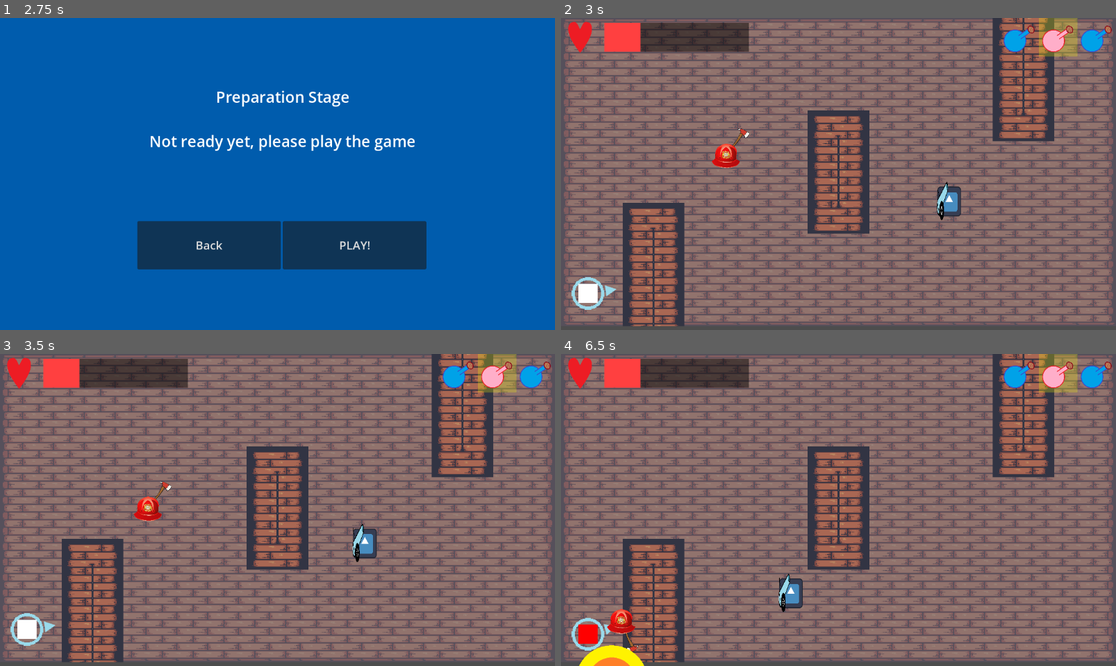
Above: before the commit, frames 1-4 (two rows, left to right).
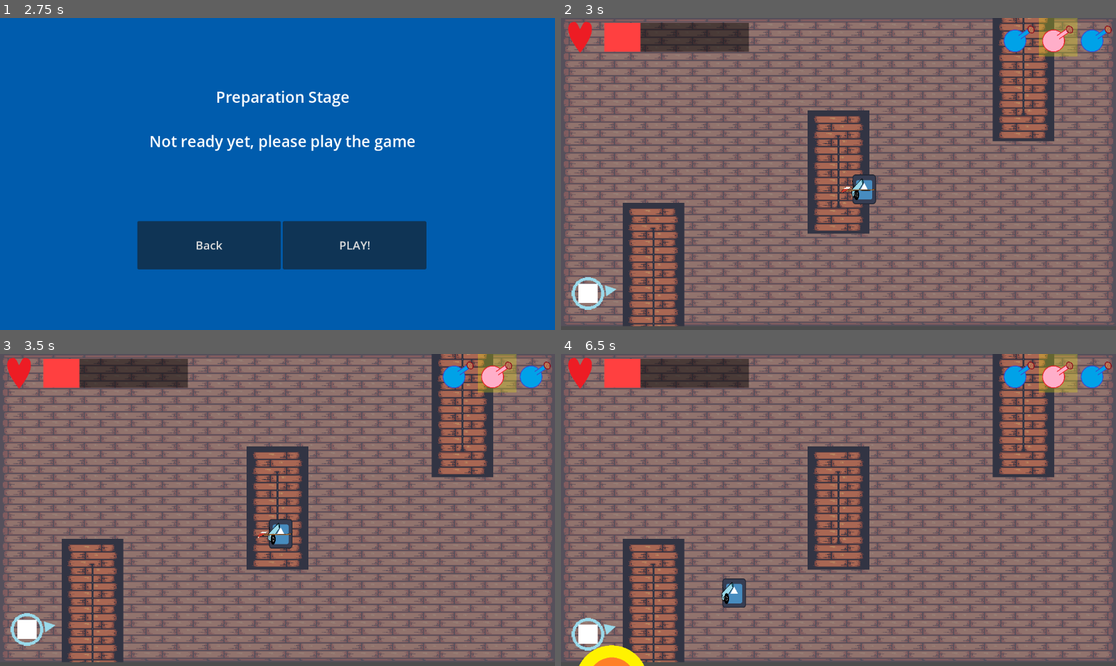
Above: after the commit, the same moments.

Repository: K-O-META/Alchemy_Prot_1
Game: Godot game, scene res://Stages/MenuStage/menu_stage.tscn
Same seed, same stepped clock (60 frames per second), same inputs: the game is played once before the commit and once after it. The engine's default icon, where the game draws it, is replaced by a stand-in: a white triangle on a blue panel in a dark square.
Inputs (mouse positions are in pixels of both pictures, inside the frame that each line leads up to):
- Up to frame 1 (2.75 s): click "Start" at 0.5 s; click "Next" at 1.25 s; click "Next" at 2 s
- Up to frame 2 (3 s): click "PLAY!" at 2.75 s
- Up to frame 3 (3.5 s): no input
- Up to frame 4 (6.5 s): move the mouse to (960, 494) at 3.52 s; hold E (potion_switch_right) 3.53-4.28 s; click (960, 494) at 3.6 s; move the mouse to (727, 525) at 4.27 s; hold Down (ui_down) 4.28-5.03 s; click (727, 525) at 4.35 s; move the mouse to (894, 441) at 5.02 s; hold E (potion_switch_right) 5.03-5.78 s; click (894, 441) at 5.1 s; move the mouse to (810, 572) at 5.77 s; hold Up (ui_up) from 5.78 s (still down); click (810, 572) at 5.85 s

Frame 1 is identical in both runs. In frame 2, 1.2% of the frame differs, in the area x 27-73%, y 35-65%; in frame 3, 1.2%; in frame 4, 1.4%, in the area x 3-44%, y 70-96%.

Commit message:
Add skeleton shooting arrows

Diff:
--- a/Entities/Components/AttackComponent/attack_component.gd
+++ b/Entities/Components/AttackComponent/attack_component.gd
@@ -19,11 +19,8 @@
 
 
 func attack(target: Player) -> void:
-		print("Attacking target: ", target.name)
-		# Replace with actual attack logic (effect.apply(target))
 		if weapon:
-			weapon.animate()  # Assuming the weapon has an animate method
-		target.take_damage(damage_amount)
+			weapon.attack(target)
 
 
 
--- a/Entities/Enemies/fire_fighter.tscn
+++ b/Entities/Enemies/fire_fighter.tscn
@@ -1,39 +1,25 @@
-[gd_scene load_steps=12 format=3 uid="uid://cvucfhvy8hid6"]
+[gd_scene load_steps=11 format=3 uid="uid://cvucfhvy8hid6"]
 
 [ext_resource type="Script" uid="uid://bxwrqmmm2t11d" path="res://Entities/Enemies/enemy_base.gd" id="1_72agv"]
+[ext_resource type="PackedScene" uid="uid://cg665cnwix3pu" path="res://Entities/Weapons/axe.tscn" id="2_6ryri"]
 [ext_resource type="Texture2D" uid="uid://bggdxm83endq4" path="res://Entities/Enemies/art/firefighter.png" id="2_lq4a0"]
-[ext_resource type="Texture2D" uid="uid://cnoeothaiurjb" path="res://Entities/Enemies/art/axe.png" id="2_xaocg"]
-[ext_resource type="Script" uid="uid://d1l7oy0kk15dn" path="res://Entities/Weapons/axe.gd" id="3_si3oy"]
 [ext_resource type="PackedScene" uid="uid://fvr0lwtankxt" path="res://Entities/Components/HitboxComponent/hitbox_component.tscn" id="5_6ryri"]
 [ext_resource type="PackedScene" uid="uid://psc1y6u8b60x" path="res://Entities/Components/HealtComponent/health_component.tscn" id="5_xaocg"]
 [ext_resource type="PackedScene" uid="uid://du4fqfyml6gv1" path="res://Entities/Components/AttackComponent/attack_component.tscn" id="6_6ryri"]
 [ext_resource type="PackedScene" uid="uid://b6r4wry16kxsh" path="res://Entities/Components/AttackComponent/targeting_component.tscn" id="7_co081"]
 [ext_resource type="PackedScene" uid="uid://bi4w86bht7juj" path="res://Entities/Enemies/Behaviours/rush_behaviour.tscn" id="8_co081"]
 
+[sub_resource type="CircleShape2D" id="CircleShape2D_co081"]
+radius = 63.0317
+
 [sub_resource type="RectangleShape2D" id="RectangleShape2D_co081"]
 size = Vector2(37.0694, 37.0694)
-
-[sub_resource type="CircleShape2D" id="CircleShape2D_co081"]
-radius = 63.0317
 
 [node name="FireFighter" type="CharacterBody2D" node_paths=PackedStringArray("health_component") groups=["enemies"]]
 script = ExtResource("1_72agv")
 health_component = NodePath("HealthComponent")
 
-[node name="Axe" type="Sprite2D" parent="."]
-position = Vector2(1.90735e-06, 0)
-scale = Vector2(0.106303, 0.106303)
-texture = ExtResource("2_xaocg")
-centered = false
-offset = Vector2(0, -535.875)
-script = ExtResource("3_si3oy")
-
-[node name="Texture" type="Sprite2D" parent="."]
-scale = Vector2(0.120462, 0.120462)
-texture = ExtResource("2_lq4a0")
-
-[node name="HitboxComponent" parent="." instance=ExtResource("5_6ryri")]
-shape = SubResource("RectangleShape2D_co081")
+[node name="Axe" parent="." instance=ExtResource("2_6ryri")]
 
 [node name="AttackComponent" parent="." node_paths=PackedStringArray("cooldown_timer", "weapon", "targetfinder") instance=ExtResource("6_6ryri")]
 cooldown_timer = NodePath("AttackCooldown")
@@ -50,6 +36,13 @@
 [node name="CollisionShape2D" parent="AttackComponent/TargetingComponent" index="0"]
 shape = SubResource("CircleShape2D_co081")
 
+[node name="Texture" type="Sprite2D" parent="."]
+scale = Vector2(0.120462, 0.120462)
+texture = ExtResource("2_lq4a0")
+
+[node name="HitboxComponent" parent="." instance=ExtResource("5_6ryri")]
+shape = SubResource("RectangleShape2D_co081")
+
 [node name="RushBehaviour" parent="." instance=ExtResource("8_co081")]
 
 [node name="HealthComponent" parent="." instance=ExtResource("5_xaocg")]
--- a/Entities/Enemies/skeleton.tscn
+++ b/Entities/Enemies/skeleton.tscn
@@ -1,34 +1,31 @@
-[gd_scene load_steps=12 format=3 uid="uid://dpnrvf5bmhyw5"]
+[gd_scene load_steps=11 format=3 uid="uid://dpnrvf5bmhyw5"]
 
 [ext_resource type="Texture2D" uid="uid://dxddkjftp836i" path="res://Assets/icon.svg" id="1_abs7f"]
 [ext_resource type="Script" uid="uid://bxwrqmmm2t11d" path="res://Entities/Enemies/enemy_base.gd" id="1_d3qje"]
-[ext_resource type="Script" uid="uid://cfm8ga4wc6rat" path="res://Entities/Weapons/bow.gd" id="2_cjs85"]
 [ext_resource type="PackedScene" uid="uid://fvr0lwtankxt" path="res://Entities/Components/HitboxComponent/hitbox_component.tscn" id="2_olnqu"]
 [ext_resource type="PackedScene" uid="uid://du4fqfyml6gv1" path="res://Entities/Components/AttackComponent/attack_component.tscn" id="3_cjs85"]
 [ext_resource type="PackedScene" uid="uid://b6r4wry16kxsh" path="res://Entities/Components/AttackComponent/targeting_component.tscn" id="3_hjuu5"]
-[ext_resource type="Texture2D" uid="uid://dep1gcw4endkl" path="res://Assets/Canon Icon.png" id="3_mktjp"]
+[ext_resource type="PackedScene" uid="uid://b15mlp5l2ma8f" path="res://Entities/Weapons/bow.tscn" id="3_mktjp"]
 [ext_resource type="PackedScene" uid="uid://psc1y6u8b60x" path="res://Entities/Components/HealtComponent/health_component.tscn" id="5_qaos1"]
 [ext_resource type="PackedScene" uid="uid://b4v0v1kanqcm" path="res://Entities/Enemies/Behaviours/keep_distance_behaviour.tscn" id="6_ffmtw"]
 
 [sub_resource type="CircleShape2D" id="CircleShape2D_d3qje"]
-radius = 407.07
+radius = 525.004
 
 [sub_resource type="RectangleShape2D" id="RectangleShape2D_olnqu"]
 size = Vector2(37.0694, 47.109)
 
-[node name="Skeleton" type="CharacterBody2D"]
+[node name="Skeleton" type="CharacterBody2D" node_paths=PackedStringArray("health_component")]
 script = ExtResource("1_d3qje")
+health_component = NodePath("HealthComponent")
 
 [node name="Texture" type="Sprite2D" parent="."]
 position = Vector2(0, -4.76837e-07)
 scale = Vector2(0.382813, 0.480469)
 texture = ExtResource("1_abs7f")
 
-[node name="Bow" type="Sprite2D" parent="."]
-position = Vector2(-14, -1)
-scale = Vector2(0.117188, 0.484375)
-texture = ExtResource("3_mktjp")
-script = ExtResource("2_cjs85")
+[node name="Bow" parent="." instance=ExtResource("3_mktjp")]
+position = Vector2(-14, 1)
 
 [node name="AttackComponent" parent="." node_paths=PackedStringArray("cooldown_timer", "weapon", "targetfinder") instance=ExtResource("3_cjs85")]
 cooldown_timer = NodePath("AttackCooldown")
--- /dev/null
+++ b/Entities/Weapons/arrow.gd
@@ -0,0 +1,32 @@
+class_name Arrow extends Area2D
+
+@export var life_timer: Timer
+@export var speed = 600
+var is_shoot = false
+var shoot_direction = Vector2.ZERO
+
+
+
+func reset() -> void:
+	position = Vector2.ZERO
+	rotation = 0
+	is_shoot = false
+
+
+func shoot(target: Node2D) -> void:
+	shoot_direction = (target.global_position - global_position).normalized()
+	is_shoot = true
+	life_timer.start()
+
+
+func _process(delta) -> void:
+	if is_shoot:
+		if life_timer.is_stopped(): reset()
+		global_position += shoot_direction * speed * delta
+
+
+func _on_body_entered(body:Node2D) -> void:
+	if not is_shoot: return
+	if body.is_in_group("enemies"): return
+	if body.is_in_group("player"): body.take_damage(10)
+	reset()
--- a/Entities/Weapons/axe.gd
+++ b/Entities/Weapons/axe.gd
@@ -1,12 +1,30 @@
 class_name Axe extends Weapon
 
+@onready var hitbox = $Hitbox
+var is_attacking: bool = false
 
-func animate() -> void:
+
+func reset() -> void:
+	is_attacking = false
+	hitbox.monitoring = false
+
+
+
+func attack(_target) -> void:
+	if is_attacking: return
+
+	is_attacking = true
+	hitbox.monitoring = true
 	await rotate_360()
-
+	reset()
 
 
 func rotate_360() -> void:
 	var tween = create_tween()
 	tween.tween_property(self, "rotation_degrees", 360, 0.2).as_relative()
 	await tween.finished
+
+
+func _on_hitbox_body_entered(body:Node2D) -> void:
+	if is_attacking and body.is_in_group("player"):
+		body.take_damage(10)
--- /dev/null
+++ b/Entities/Weapons/axe.tscn
@@ -0,0 +1,24 @@
+[gd_scene load_steps=4 format=3 uid="uid://cg665cnwix3pu"]
+
+[ext_resource type="Texture2D" uid="uid://cnoeothaiurjb" path="res://Entities/Enemies/art/axe.png" id="1_8hhhy"]
+[ext_resource type="Script" uid="uid://d1l7oy0kk15dn" path="res://Entities/Weapons/axe.gd" id="2_3jlkk"]
+
+[sub_resource type="RectangleShape2D" id="RectangleShape2D_8hhhy"]
+size = Vector2(26.0748, 68.2641)
+
+[node name="Axe" type="Node2D"]
+script = ExtResource("2_3jlkk")
+
+[node name="Texture" type="Sprite2D" parent="."]
+position = Vector2(33, -38)
+scale = Vector2(0.106303, 0.106303)
+texture = ExtResource("1_8hhhy")
+
+[node name="Hitbox" type="Area2D" parent="."]
+
+[node name="CollisionShape2D" type="CollisionShape2D" parent="Hitbox"]
+position = Vector2(28, -36)
+rotation = 0.622544
+shape = SubResource("RectangleShape2D_8hhhy")
+
+[connection signal="body_entered" from="Hitbox" to="." method="_on_hitbox_body_entered"]
--- a/Entities/Weapons/bow.gd
+++ b/Entities/Weapons/bow.gd
@@ -1 +1,9 @@
 class_name Bow extends Weapon
+
+@export var arrow: Arrow
+
+
+func attack(target) -> void:
+	if arrow.is_shoot: return
+
+	arrow.shoot(target)
--- /dev/null
+++ b/Entities/Weapons/bow.tscn
@@ -0,0 +1,37 @@
+[gd_scene load_steps=6 format=3 uid="uid://b15mlp5l2ma8f"]
+
+[ext_resource type="Script" uid="uid://cfm8ga4wc6rat" path="res://Entities/Weapons/bow.gd" id="1_2rg1q"]
+[ext_resource type="Texture2D" uid="uid://cnoeothaiurjb" path="res://Entities/Enemies/art/axe.png" id="2_1cwdy"]
+[ext_resource type="Texture2D" uid="uid://dep1gcw4endkl" path="res://Assets/Canon Icon.png" id="2_2rg1q"]
+[ext_resource type="Script" uid="uid://c3fqv7q3wgh0" path="res://Entities/Weapons/arrow.gd" id="3_8eftn"]
+
+[sub_resource type="RectangleShape2D" id="RectangleShape2D_1cwdy"]
+size = Vector2(66, 4)
+
+[node name="Bow" type="Node2D" node_paths=PackedStringArray("arrow")]
+script = ExtResource("1_2rg1q")
+arrow = NodePath("Arrow")
+
+[node name="BowSprite" type="Sprite2D" parent="."]
+position = Vector2(0, -1)
+scale = Vector2(0.125, 0.273438)
+texture = ExtResource("2_2rg1q")
+
+[node name="Arrow" type="Area2D" parent="." node_paths=PackedStringArray("life_timer")]
+script = ExtResource("3_8eftn")
+life_timer = NodePath("TimeToLive")
+
+[node name="Hitbox" type="CollisionShape2D" parent="Arrow"]
+position = Vector2(2, 0)
+shape = SubResource("RectangleShape2D_1cwdy")
+
+[node name="ArrowSprite" type="Sprite2D" parent="Arrow"]
+position = Vector2(0, -1)
+rotation = -1.84037
+scale = Vector2(0.0475955, 0.132608)
+texture = ExtResource("2_1cwdy")
+
+[node name="TimeToLive" type="Timer" parent="Arrow"]
+one_shot = true
+
+[connection signal="body_entered" from="Arrow" to="Arrow" method="_on_body_entered"]
--- a/Stages/Arenas/Arena0/arena_0_stage.tscn
+++ b/Stages/Arenas/Arena0/arena_0_stage.tscn
@@ -1,9 +1,8 @@
-[gd_scene load_steps=8 format=4 uid="uid://4xv23e5x4f05"]
+[gd_scene load_steps=7 format=4 uid="uid://4xv23e5x4f05"]
 
 [ext_resource type="PackedScene" uid="uid://nwjvkualnd0m" path="res://Utilities/UI/ui.tscn" id="1_cpcqb"]
 [ext_resource type="Texture2D" uid="uid://dfbj4ahri4ohj" path="res://Assets/Tile-Sets (64-64).png" id="1_da833"]
 [ext_resource type="PackedScene" uid="uid://cnot4l14njf8g" path="res://Entities/Player/player.tscn" id="3_7yufx"]
-[ext_resource type="PackedScene" uid="uid://cvucfhvy8hid6" path="res://Entities/Enemies/fire_fighter.tscn" id="4_etneg"]
 [ext_resource type="PackedScene" uid="uid://dpnrvf5bmhyw5" path="res://Entities/Enemies/skeleton.tscn" id="5_jvds1"]
 
 [sub_resource type="TileSetAtlasSource" id="TileSetAtlasSource_da833"]
@@ -62,8 +61,8 @@
 [node name="Player" parent="." instance=ExtResource("3_7yufx")]
 position = Vector2(56, 572)
 
-[node name="FireFighter" parent="." instance=ExtResource("4_etneg")]
+[node name="FireFighter" parent="." instance_placeholder="res://Entities/Enemies/fire_fighter.tscn"]
 position = Vector2(354, 275)
 
 [node name="Skeleton" parent="." instance=ExtResource("5_jvds1")]
-position = Vector2(822, 377)
+position = Vector2(645, 350)
Not shown, added: Entities/Weapons/arrow.gd.uid
